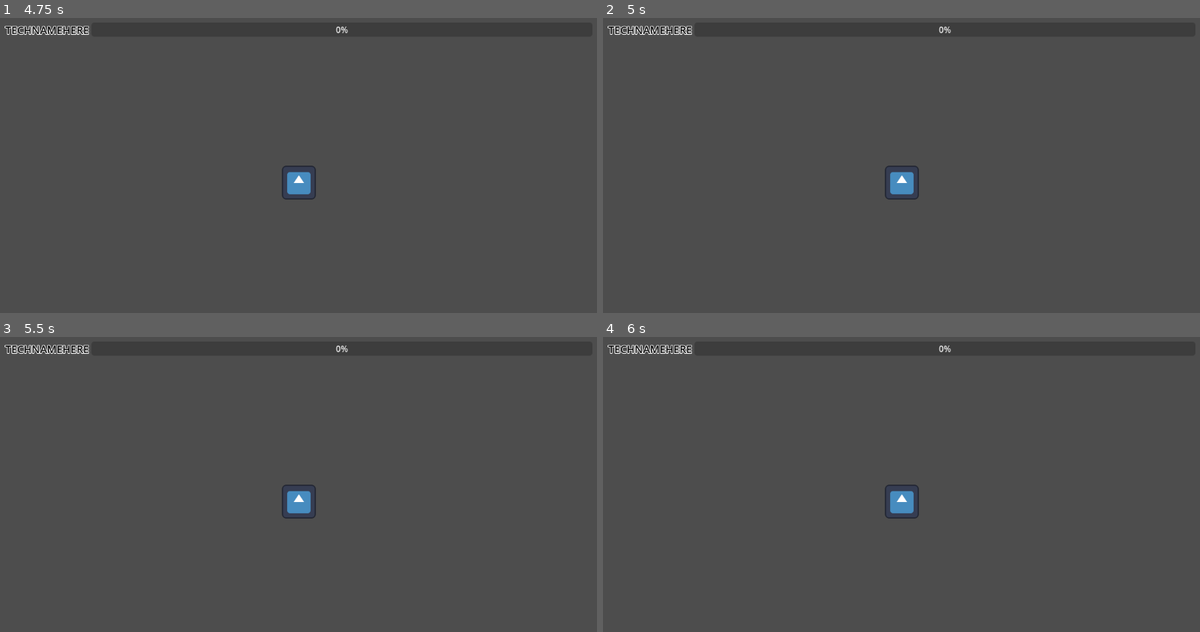
Above: before the commit, frames 1-4 (two rows, left to right).
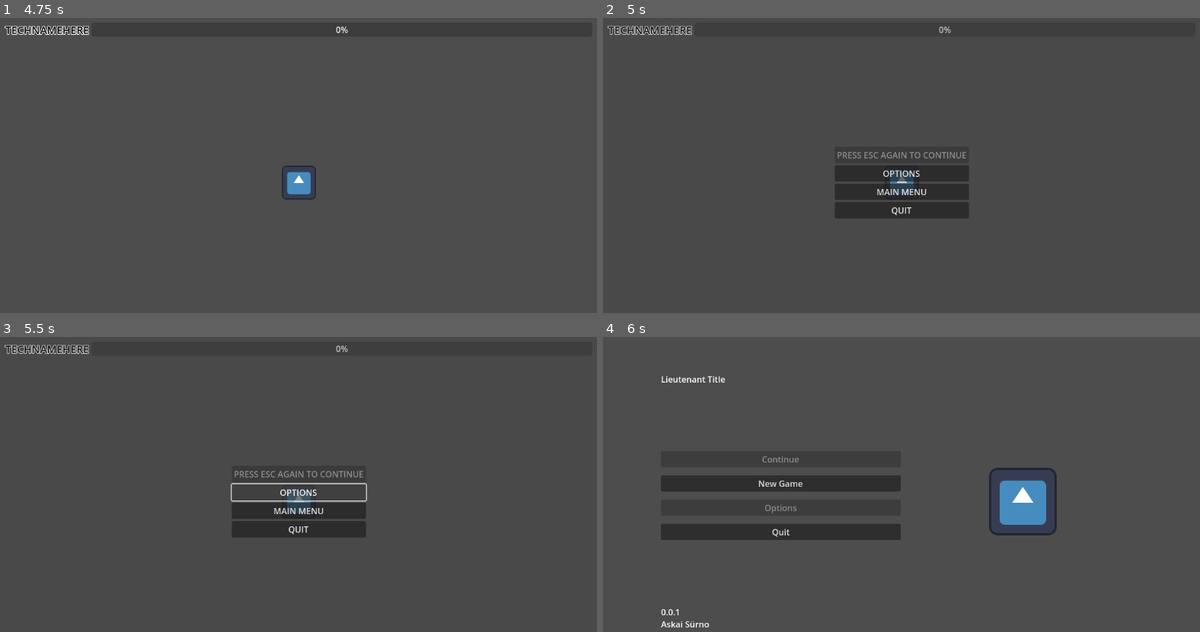
Above: after the commit, the same moments.

Repository: JeanShark-dev/godot-rock-survival
Game: Godot game, scene res://assets/scenes/main.tscn
The game is run twice, just before and just after one commit, with the same random seed, the same clock (stepped at 60 frames per second) and the same inputs. The engine's default icon, where the game draws it, is replaced by a stand-in: a white triangle on a blue panel in a dark square.
Inputs (mouse positions are in pixels of both pictures, inside the frame that each line leads up to):
- Up to frame 1 (4.75 s): click "New Game" at 0.5 s; tap Enter at 1.25, 2.75, 4.25 s; hold D (mv_right) 1.28-2.03 s; tap Space at 2, 3.5 s; hold S (mv_down) 2.03-2.78 s; hold D (mv_right) 2.78-3.53 s; hold W (mv_up) 3.53-4.28 s; hold A (mv_left) from 4.28 s (still down)
- Up to frame 2 (5 s): keep holding A (mv_left); tap Escape (ui_cancel) at 4.9 s
- Up to frame 3 (5.5 s): release A (mv_left) at 5 s; click (298, 493) at 5 s, where only the run after the commit has a clickable "OPTIONS"
- Up to frame 4 (6 s): click (901, 511) at 5.75 s, where only the run after the commit has a clickable "MAIN MENU"

Frame 1 is identical in both runs. In frame 2, 3.9% of the frame differs, in the area x 0-62%, y 2-68%; in frame 3, 3.1%; in frame 4, 6.8%, in the area x 0-77%, y 2-99%.

Commit message:
added pause menu
also, fixed code node names

Diff:
--- a/assets/scenes/hud.tscn
+++ b/assets/scenes/hud.tscn
@@ -6,6 +6,7 @@
 outline_size = 5
 
 [node name="HUD" type="MarginContainer"]
+process_mode = 1
 anchors_preset = 15
 anchor_right = 1.0
 anchor_bottom = 1.0
--- a/assets/scenes/main.tscn
+++ b/assets/scenes/main.tscn
@@ -3,4 +3,5 @@
 [ext_resource type="Script" path="res://assets/scripts/main.gd" id="1_w871m"]
 
 [node name="Main" type="Node"]
+process_mode = 3
 script = ExtResource("1_w871m")
--- a/assets/scenes/main_menu.tscn
+++ b/assets/scenes/main_menu.tscn
@@ -3,7 +3,7 @@
 [ext_resource type="Texture2D" uid="uid://c64ha1mxf0hfw" path="res://assets/sprites/icon.svg" id="1_5r1pd"]
 [ext_resource type="Script" path="res://assets/scripts/main_menu.gd" id="1_t2h7y"]
 
-[node name="Main Menu" type="MarginContainer"]
+[node name="MainMenu" type="MarginContainer"]
 anchors_preset = 15
 anchor_right = 1.0
 anchor_bottom = 1.0
--- /dev/null
+++ b/assets/scenes/pause_menu.tscn
@@ -0,0 +1,47 @@
+[gd_scene load_steps=2 format=3 uid="uid://6t5a0n0qa8jp"]
+
+[ext_resource type="Script" path="res://assets/scripts/pause_menu.gd" id="1_rtmfm"]
+
+[node name="PauseMenu" type="ColorRect"]
+anchors_preset = 15
+anchor_right = 1.0
+anchor_bottom = 1.0
+grow_horizontal = 2
+grow_vertical = 2
+size_flags_horizontal = 3
+size_flags_vertical = 3
+color = Color(0.247059, 0.247059, 0.247059, 0.247059)
+script = ExtResource("1_rtmfm")
+
+[node name="CenterContainer" type="CenterContainer" parent="."]
+layout_mode = 1
+anchors_preset = 15
+anchor_right = 1.0
+anchor_bottom = 1.0
+grow_horizontal = 2
+grow_vertical = 2
+
+[node name="PauseMenuButtons" type="VBoxContainer" parent="CenterContainer"]
+layout_mode = 2
+
+[node name="ContinueButton" type="Button" parent="CenterContainer/PauseMenuButtons"]
+layout_mode = 2
+disabled = true
+text = "PRESS ESC AGAIN TO CONTINUE"
+
+[node name="OptionsButton" type="Button" parent="CenterContainer/PauseMenuButtons"]
+layout_mode = 2
+text = "OPTIONS"
+
+[node name="QuitToMenuButton" type="Button" parent="CenterContainer/PauseMenuButtons"]
+layout_mode = 2
+text = "MAIN MENU"
+
+[node name="QuitGameButton" type="Button" parent="CenterContainer/PauseMenuButtons"]
+layout_mode = 2
+text = "QUIT"
+
+[connection signal="pressed" from="CenterContainer/PauseMenuButtons/ContinueButton" to="." method="_on_continue_button_pressed"]
+[connection signal="pressed" from="CenterContainer/PauseMenuButtons/OptionsButton" to="." method="_on_options_button_pressed"]
+[connection signal="pressed" from="CenterContainer/PauseMenuButtons/QuitToMenuButton" to="." method="_on_quit_to_menu_button_pressed"]
+[connection signal="pressed" from="CenterContainer/PauseMenuButtons/QuitGameButton" to="." method="_on_quit_game_button_pressed"]
--- a/assets/scenes/player.tscn
+++ b/assets/scenes/player.tscn
@@ -7,6 +7,7 @@
 radius = 29.2746
 
 [node name="Player" type="CharacterBody2D"]
+motion_mode = 1
 script = ExtResource("1_dkt1q")
 
 [node name="CollisionShape2D" type="CollisionShape2D" parent="."]
--- a/assets/scripts/main.gd
+++ b/assets/scripts/main.gd
@@ -1,13 +1,28 @@
 extends Node
 
+
+var is_in_game		#þis variable is used for pausing
+
+var current_menu = null	#þere variables are used for menu management
+var previous_menues = []
 
 func _ready():
 	load_main_menu()
 
 
+func _process(_delta):
+	menu_handler()
+
+
 func load_main_menu():
-	if get_node("Main Menu") != null:	#remove existing Main Menu, just in case
-		$"Main Menu".queue_free()
+	if $WorldContainer != null:	#remove world and ui, if þey exist
+		$WorldContainer.queue_free()
+	if $UIContainer != null:
+		$UIContainer.queue_free()
+	if $MainMenu != null:	#remove existing Main Menu, just in case
+		$MainMenu.queue_free()
+	is_in_game = false	#disallow pausing
+	get_tree().paused = false
 
 	var main_menu = load("res://assets/scenes/main_menu.tscn")	#load þe Main Menu
 	var instance = main_menu.instantiate()
@@ -15,20 +30,46 @@
 
 
 func start_new_save():
-	$"Main Menu".queue_free()
+	$MainMenu.queue_free()
 	var world_container = Node2D.new()	#load þe world
 	add_child(world_container)
+	world_container.process_mode = Node.PROCESS_MODE_PAUSABLE
 
 	var player_asset = load("res://assets/scenes/player.tscn")	#load þe player
 	var instance = player_asset.instantiate()
 	world_container.add_child(instance)
+	world_container.name = "WorldContainer"
 
 	var ui_container = CanvasLayer.new()	#load þe UI container
 	add_child(ui_container)
+	ui_container.name = "UIContainer"
 
 	var player_hud_asset = load("res://assets/scenes/hud.tscn")	#load þe gameplay HUD
 	instance = player_hud_asset.instantiate()
 	ui_container.add_child(instance)
+
+	is_in_game = true	#allow pausing
+
+
+func menu_handler():
+	if Input.is_action_just_pressed("ui_cancel") and current_menu == null and is_in_game == true:
+		load_pause_menu()
+		return
+	if Input.is_action_just_pressed("ui_cancel") and current_menu.name == "PauseMenu":
+		current_menu.queue_free()
+		current_menu = null
+		get_tree().paused = false
+
+
+
+func load_pause_menu():
+	var pause_menu_asset = load("res://assets/scenes/pause_menu.tscn")
+	var instance = pause_menu_asset.instantiate()
+	$UIContainer.add_child(instance)
+	if current_menu != null:
+		previous_menues.append(current_menu)
+	current_menu = instance
+	get_tree().paused = true
 
 
 func load_save():
--- /dev/null
+++ b/assets/scripts/pause_menu.gd
@@ -0,0 +1,24 @@
+extends ColorRect
+
+
+var main_node
+
+
+func _ready():
+	main_node = get_parent().get_parent()
+
+
+func _on_continue_button_pressed():
+	pass # Replace with function body.
+
+
+func _on_options_button_pressed():
+	main_node.load_options_menu()
+
+
+func _on_quit_to_menu_button_pressed():
+	main_node.load_main_menu()
+
+
+func _on_quit_game_button_pressed():
+	main_node.QUIT()
